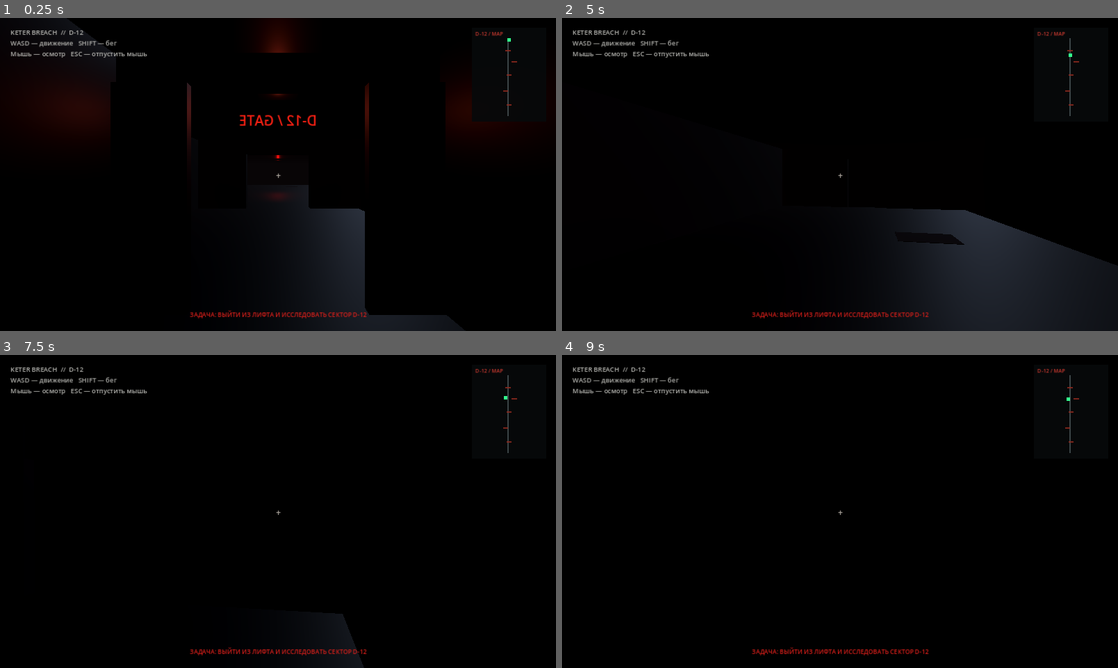
Above: before the commit, frames 1-4 (two rows, left to right).
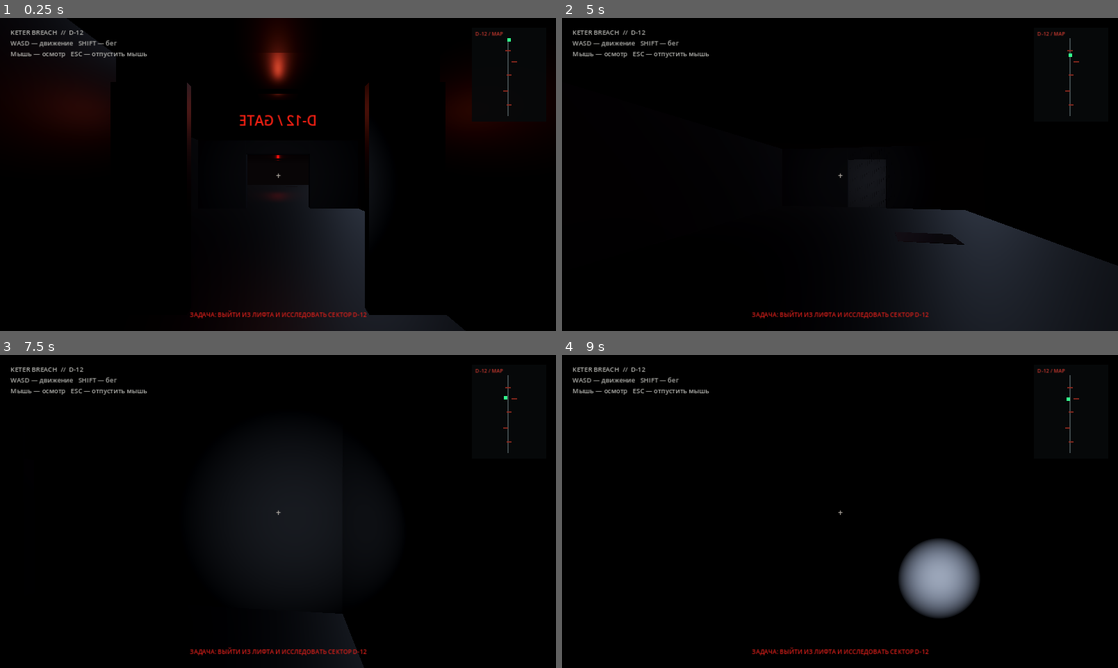
Above: after the commit, the same moments.

Repository: Keter-Breach/keter-breach.ru
Game: Godot game, scene res://scenes/main.tscn
Same seed, same stepped clock (60 frames per second), same inputs: the game is played once before the commit and once after it.
Inputs (mouse positions are in pixels of both pictures, inside the frame that each line leads up to):
- Up to frame 1 (0.25 s): no input
- Up to frame 2 (5 s): tap Enter at 0.5 s; move the mouse to (867, 174) at 0.52 s; hold W (move_forward) from 0.53 s (still down); tap F (toggle_flashlight, bound only after the commit) at 0.6, 1.55, 2.1, 2.85, 3.8, 4.35 s; move the mouse to (812, 174) at 1.27 s; tap Shift (sprint) at 1.35 s; move the mouse to (851, 168) at 2.02 s; move the mouse to (834, 180) at 2.77 s; move the mouse to (878, 177) at 3.52 s; hold Shift (sprint) 3.53-4.28 s; move the mouse to (795, 171) at 4.27 s
- Up to frame 3 (7.5 s): move the mouse to (283, 511) at 5.02 s; tap F (toggle_flashlight, bound only after the commit) at 5.1, 6.05, 6.6, 7.35 s; move the mouse to (255, 505) at 5.77 s; release W (move_forward) at 5.78 s; hold D (move_right) 5.78-6.53 s; tap Shift (sprint) at 5.85 s; move the mouse to (305, 511) at 6.52 s; hold W (move_forward) from 6.53 s (still down); move the mouse to (250, 511) at 7.27 s
- Up to frame 4 (9 s): move the mouse to (851, 505) at 8.02 s; hold Shift (sprint) 8.03-8.78 s; tap F (toggle_flashlight, bound only after the commit) at 8.3, 8.85 s; tap Space at 8.75 s; move the mouse to (834, 517) at 8.77 s; release W (move_forward) at 8.78 s; hold A (move_left) from 8.78 s (still down)

The runs differ from the first frame. In frame 1, 0.6% of the frame differs, in the area x 46-54%, y 11-22%; in frame 2, 0.5%; in frame 3, 4.9%, in the area x 43-62%, y 35-69%; in frame 4, 2.9%.

Commit message:
Add toggleable first-person flashlight on F

Diff:
--- a/godot-prototype/scripts/player.gd
+++ b/godot-prototype/scripts/player.gd
@@ -6,6 +6,7 @@
 var look_pitch: float = 0.0
 var can_look: bool = true
 var camera: Camera3D
+var flashlight: SpotLight3D
 
 func _ready() -> void:
 	Input.mouse_mode = Input.MOUSE_MODE_CAPTURED
@@ -14,11 +15,21 @@
 	camera.position = Vector3(0, 1.62, 0)
 	camera.current = true
 	add_child(camera)
+	flashlight = SpotLight3D.new()
+	flashlight.name = "PlayerFlashlight"
+	flashlight.position = Vector3(0.18, -0.12, -0.25)
+	flashlight.light_color = Color(0.82, 0.88, 1.0)
+	flashlight.light_energy = 2.8
+	flashlight.spot_range = 20.0
+	flashlight.spot_angle = 32.0
+	flashlight.shadow_enabled = true
+	camera.add_child(flashlight)
 	_add_action("move_forward", KEY_W)
 	_add_action("move_back", KEY_S)
 	_add_action("move_left", KEY_A)
 	_add_action("move_right", KEY_D)
 	_add_action("sprint", KEY_SHIFT)
+	_add_action("toggle_flashlight", KEY_F)
 	_add_action("release_mouse", KEY_ESCAPE)
 
 func _add_action(action: String, keycode: Key) -> void:
@@ -34,6 +45,8 @@
 		Input.mouse_mode = Input.MOUSE_MODE_CAPTURED
 	elif event is InputEventKey and event.pressed and event.keycode == KEY_ESCAPE:
 		Input.mouse_mode = Input.MOUSE_MODE_VISIBLE
+	elif event is InputEventKey and event.pressed and event.keycode == KEY_F:
+		flashlight.visible = not flashlight.visible
 	elif event is InputEventMouseMotion and Input.mouse_mode == Input.MOUSE_MODE_CAPTURED:
 		rotate_y(-event.relative.x * mouse_sensitivity)
 		look_pitch = clampf(look_pitch - event.relative.y * mouse_sensitivity, deg_to_rad(-82), deg_to_rad(82))
